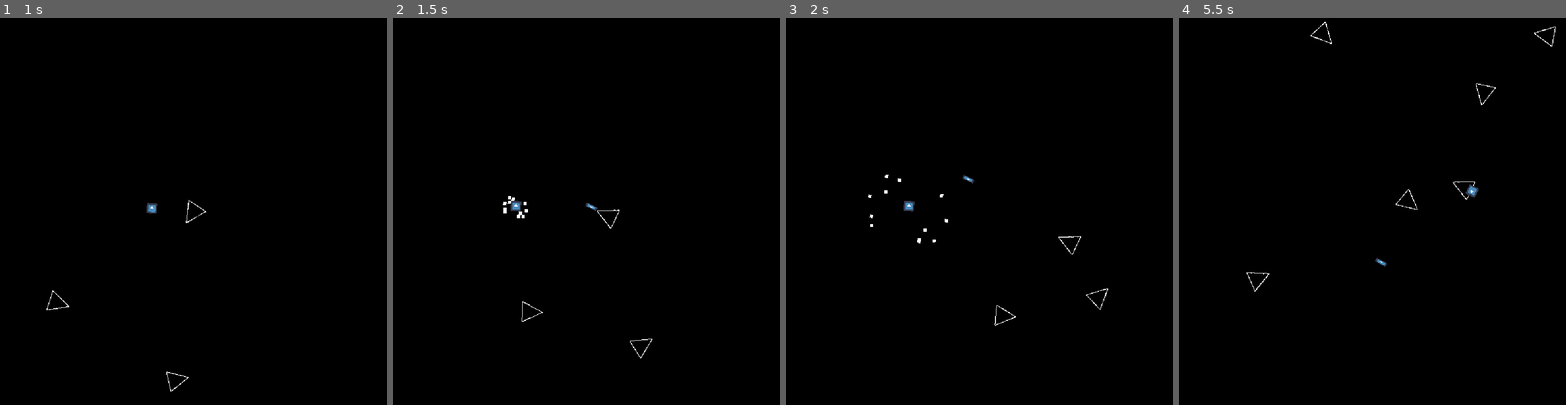
Above: before the commit, frames 1-4 (left to right).
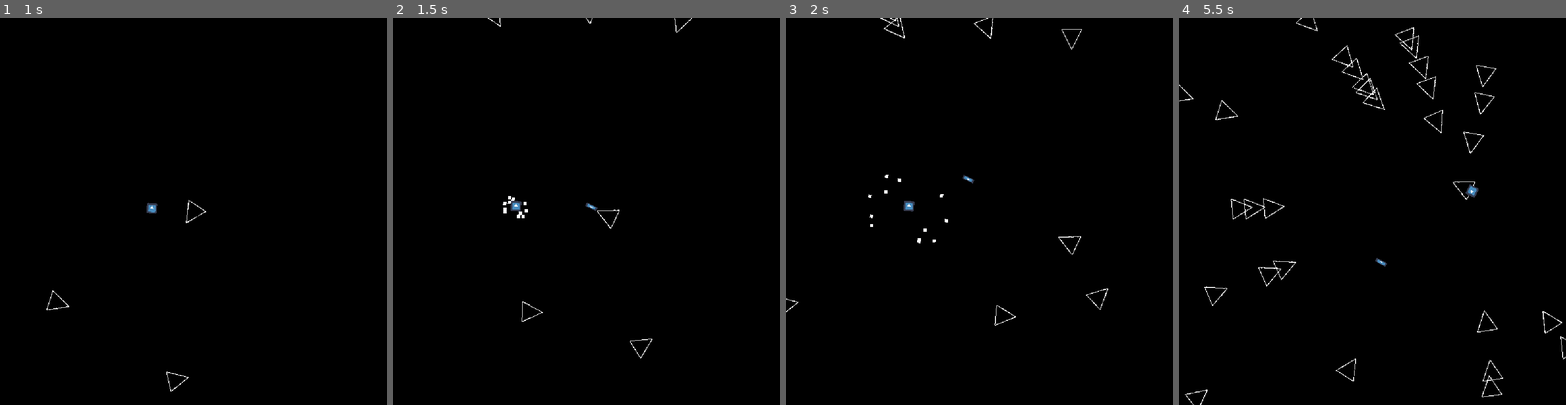
Above: after the commit, the same moments.

Repository: adrianriverof/juego-viaje
Game: Godot game, scene res://level.tscn
Two runs of this game, one before a commit and one after it. Both use one fixed random seed, a clock stepped at 60 frames per second and the inputs below. The engine's default icon, where the game draws it, is replaced by a stand-in: a white triangle on a blue panel in a dark square.
Inputs:
- Up to frame 1 (1 s): tap Enter at 0.5 s; hold U (p1right) from 0.53 s (still down); hold T (p1mine) from 0.53 s (still down)
- Up to frame 2 (1.5 s): release U (p1right) at 1.28 s; release T (p1mine) at 1.28 s; hold E (p1down) from 1.28 s (still down); tap R (p1shoot) at 1.35 s
- Up to frame 3 (2 s): keep holding E (p1down)
- Up to frame 4 (5.5 s): release E (p1down) at 2.03 s; hold T (p1mine) 2.03-2.78 s; hold U (p1right) 2.03-3.53 s; tap R (p1shoot) at 2.85, 4.35 s; hold T (p1mine) 3.53-4.28 s; hold O (p1left) 3.53-5.03 s; hold E (p1down) from 5.03 s (still down); hold T (p1mine) from 5.03 s (still down)

Frame 1 is identical in both runs. In frame 2, less than 0.1% of the frame differs, in the area x 24-78%, y 0-4%; in frame 3, 0.1%; in frame 4, 1.0%, in the area x 0-100%, y 0-100%.

Commit message:
progress system in check score change enemy spawn time

Diff:
--- a/level.gd
+++ b/level.gd
@@ -6,6 +6,10 @@
 
 
 var score = 0
+
+var lateral_percentage = 0
+var waver_percentage = 0
+var normal_percentage = 100
 
 
 
@@ -29,13 +33,22 @@
 
 
 func check_score():
-	if score >= 20:
+
+	if score >= 1000:
 		$"you win".visible = true
 
+	elif score >= 20:
+		change_enemy_spawn_time(0.1)
+		#print("----------------------- cambia el tiempo")
+
+
+func change_enemy_spawn_time(new_seconds):
+	$enemy_spawn.wait_time = new_seconds
 
 func drop_enemy():
 
 	var enemy_instance = choose_enemy_instance() # enemy.instance()
+	print(enemy_instance)
 
 	enemy_instance.position = calculate_position_to_spawn_enemy()
 	enemy_instance.player = get_node("player")
@@ -44,13 +57,14 @@
 
 func choose_enemy_instance():
 
-	var numero_aleatorio = numero_entre_1_y_(3)
+	var numero_aleatorio = numero_entre_1_y_(100)
+	print(numero_aleatorio)
 
-	if numero_aleatorio == 1:
+	if numero_aleatorio in range(1,lateral_percentage+1):  # inc, exc
 		return enemy_lateral_move.instance()
-	elif numero_aleatorio == 2:
+	elif numero_aleatorio in range(lateral_percentage, waver_percentage+1):
 		return enemy_waver.instance()
-	else:
+	elif numero_aleatorio in range(waver_percentage, normal_percentage+1):
 		return enemy.instance()
 
 
--- a/level.tscn
+++ b/level.tscn
@@ -87,6 +87,7 @@
 position = Vector2( 754, 719 )
 
 [node name="enemy_spawn" type="Timer" parent="."]
+wait_time = 0.1
 autostart = true
 
 [node name="you win" type="RichTextLabel" parent="."]
Not shown, changed: todo.txt
